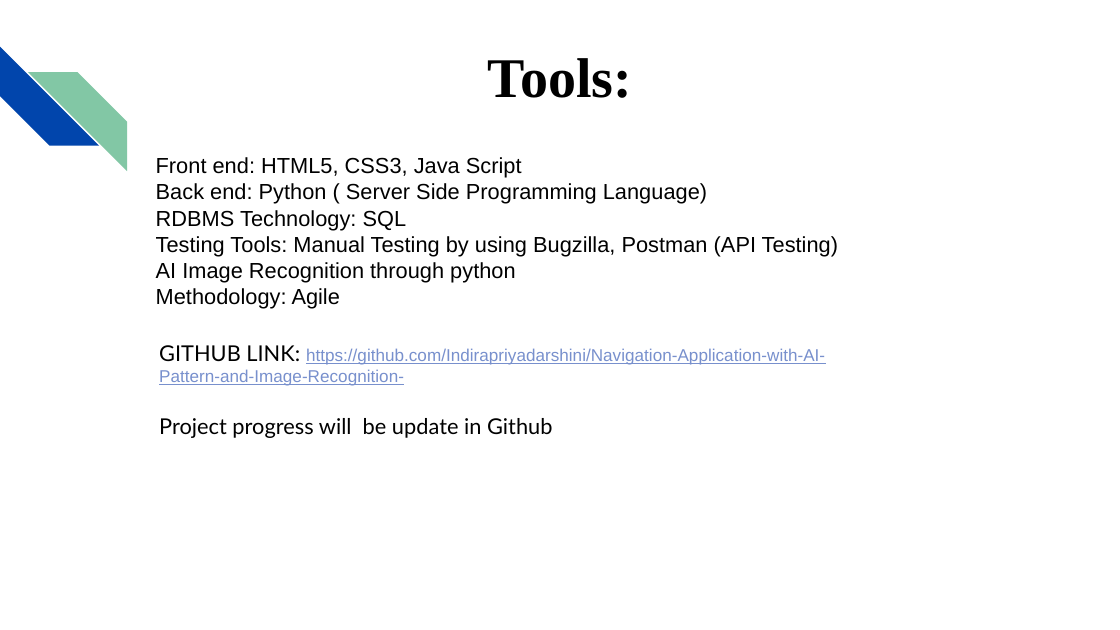
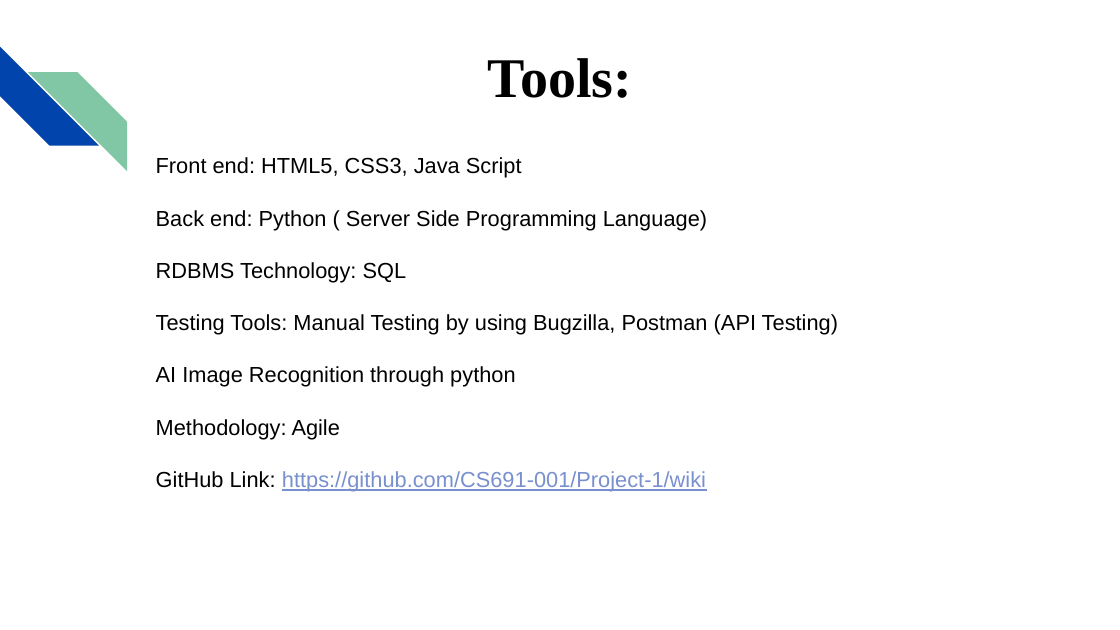
Before and after one commit to Project1-007/Project-1, a slide deck: slide 12 of Presentation/Presentation 1.pptx. Drawn at 1120x630 pixels with LibreOffice and Linux fonts; fonts in the diff are those of the drawing. Boxes give left, top, right and bottom in pixels: in the first picture for what was removed or moved away, otherwise in the second. Text is boxed around its words. In the diff, an @@ line names an element or a change of style, - is before the commit and + after.

```diff
--- a/Presentation/Presentation 1.pptx
+++ b/Presentation/Presentation 1.pptx
@@ text removed at (x1=159, y1=345, x2=825, y2=438) @@
-GITHUB LINK: https://github.com/Indirapriyadarshini/Navigation-Application-with-AI-Pattern-and-Image-Recognition-
-Project progress will be update in Github
@@ text at (x1=156, y1=471, x2=706, y2=492): paragraph added @@
+GitHub Link: https://github.com/CS691-001/Project-1/wiki
```
Also in this commit, not shown: 7 other slides changed.
